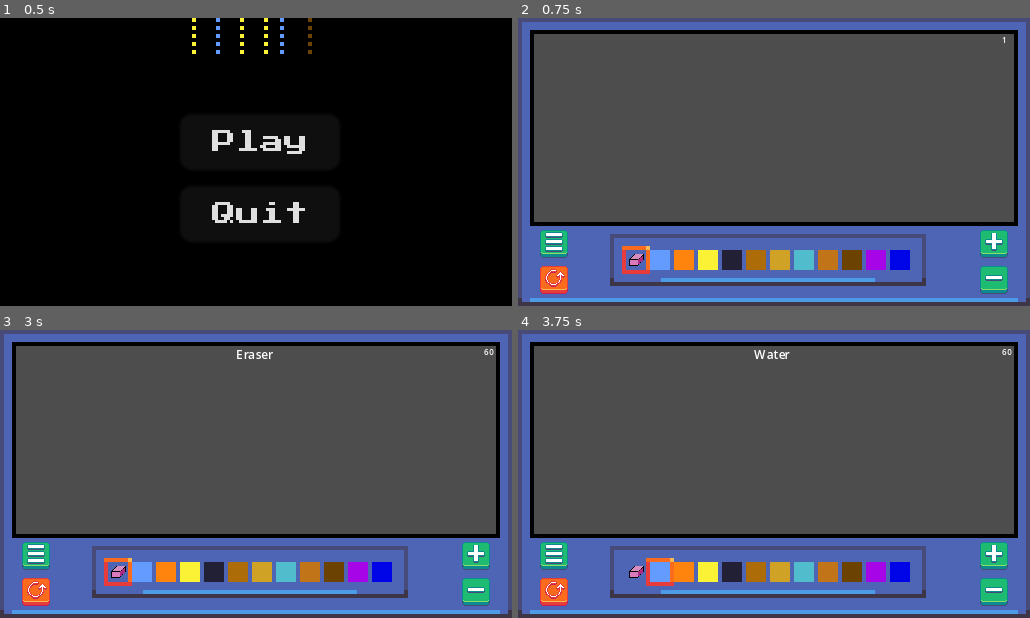
Above: before the commit, frames 1-4 (two rows, left to right).
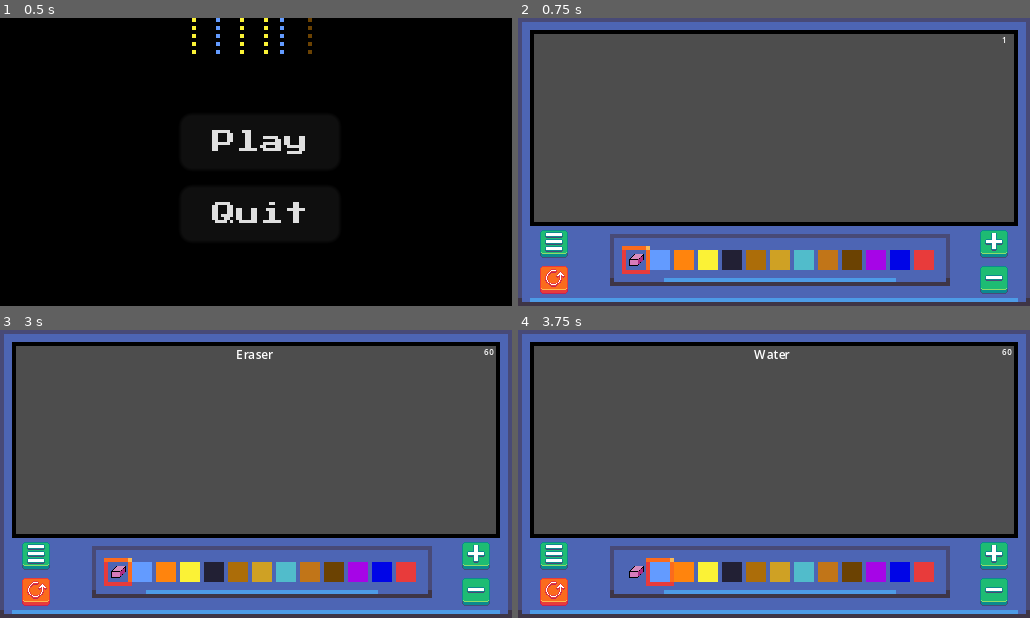
Above: after the commit, the same moments.

Repository: Loethor/pixel_simulation
Game: Godot game, scene res://scenes/title_screen.tscn
Same seed, same stepped clock (60 frames per second), same inputs: the game is played once before the commit and once after it.
Inputs (mouse positions are in pixels of both pictures, inside the frame that each line leads up to):
- Up to frame 1 (0.5 s): no input
- Up to frame 2 (0.75 s): click "Play" at 0.5 s
- Up to frame 3 (3 s): click (476, 554) at 1.25 s; click (476, 592) at 2 s; click (117, 571) at 2.75 s
- Up to frame 4 (3.75 s): click (661, 571) at 3.52 s

Frame 1 is identical in both runs. In frame 2, 0.7% of the frame differs, in the area x 27-85%, y 75-94%; in frame 3, 0.7%; in frame 4, 0.7%.

Commit message:
hot hot lava

Diff:
--- /dev/null
+++ b/resources/elements/lava.tres
@@ -0,0 +1,27 @@
+[gd_resource type="Resource" script_class="element_template" load_steps=4 format=3 uid="uid://deanix65jxa3y"]
+
+[ext_resource type="Texture2D" uid="uid://dyqhvij2sow5y" path="res://assets/tiles.png" id="1_57nx1"]
+[ext_resource type="Script" path="res://resources/elements/element_template.gd" id="1_ode7c"]
+
+[sub_resource type="AtlasTexture" id="AtlasTexture_r56tx"]
+atlas = ExtResource("1_57nx1")
+region = Rect2(3, 1, 1, 1)
+
+[resource]
+script = ExtResource("1_ode7c")
+element_type = 18
+tile_map_atlas_coords = Vector2i(3, 1)
+name = "Lava"
+weight = 5
+state_of_matter = 0
+viscosity = 0.5
+decay_chance = 0.005
+decay_into = 9
+is_generator = false
+generates = 0
+is_drainage = false
+drains = 0
+is_hot = true
+burn_chance = 0.0
+burn_into = 0
+atlas = SubResource("AtlasTexture_r56tx")
--- a/scenes/gui.tscn
+++ b/scenes/gui.tscn
@@ -26,6 +26,7 @@
 [ext_resource type="Resource" uid="uid://bel5kx7t3mqax" path="res://resources/elements/oil.tres" id="24_nxyo3"]
 [ext_resource type="Resource" uid="uid://bwqxsw4s3j7yy" path="res://resources/elements/water_drain.tres" id="25_f5lqb"]
 [ext_resource type="Resource" uid="uid://cos57wttbfwmm" path="res://resources/elements/water_generator.tres" id="26_nrij3"]
+[ext_resource type="Resource" uid="uid://deanix65jxa3y" path="res://resources/elements/lava.tres" id="27_7wh2k"]
 
 [sub_resource type="StyleBoxTexture" id="StyleBoxTexture_tkhw3"]
 texture = ExtResource("1_fyknj")
@@ -183,7 +184,7 @@
 alignment = 1
 script = ExtResource("13_7ri5t")
 slot_scene = ExtResource("14_basvc")
-elements_in_hotbar = Array[Resource("res://resources/element …(284 unchanged characters)… rce("25_f5lqb"), ExtResource("26_nrij3")])
+elements_in_hotbar = Array[Resource("res://resources/element …(284 unchanged characters)… rce("25_f5lqb"), ExtResource("26_nrij3"), ExtResource("27_7wh2k")])
 tooltip_label = NodePath("../../../TooltipLabel")
 
 [connection signal="pressed" from="VBoxContainer/PlusButton" to="." method="_on_plus_button_pressed"]
--- a/scenes/simulation_tile_map.tscn
+++ b/scenes/simulation_tile_map.tscn
@@ -23,6 +23,7 @@
 8:0/0 = 0
 1:2/0 = 0
 4:1/0 = 0
+3:1/0 = 0
 
 [sub_resource type="TileSet" id="TileSet_5rd86"]
 tile_size = Vector2i(1, 1)
--- a/scripts/elements.gd
+++ b/scripts/elements.gd
@@ -19,6 +19,7 @@
 	METHANE,
 	HONEY,
 	SAND_GENERATOR,
+	LAVA,
 }
 func print_element(element: ELEMENT) -> void:
 	print(Elements.ELEMENT.keys()[element])
@@ -32,6 +33,7 @@
 	Vector2i(2,0):ELEMENT.FIRE,
 	Vector2i(2,1):ELEMENT.SMOKE,
 	Vector2i(3,0):ELEMENT.OIL,
+	Vector2i(3,1):ELEMENT.LAVA,
 	Vector2i(4,0):ELEMENT.BEDROCK,
 	Vector2i(4,1):ELEMENT.ROCK,
 	Vector2i(5,0):ELEMENT.FUSE,
@@ -53,6 +55,7 @@
 	ELEMENT.FIRE:Vector2i(2,0),
 	ELEMENT.SMOKE:Vector2i(2,1),
 	ELEMENT.OIL:Vector2i(3,0),
+	ELEMENT.LAVA:Vector2i(3,1),
 	ELEMENT.BEDROCK:Vector2i(4,0),
 	ELEMENT.ROCK:Vector2i(4,1),
 	ELEMENT.FUSE:Vector2i(5,0),
@@ -72,6 +75,7 @@
 	ELEMENT.ICE:preload("res://resources/elements/ice.tres"),
 	ELEMENT.BEDROCK:preload("res://resources/elements/bedrock.tres"),
 	ELEMENT.OIL:preload("res://resources/elements/oil.tres"),
+	ELEMENT.LAVA:preload("res://resources/elements/lava.tres"),
 	ELEMENT.FIRE:preload("res://resources/elements/fire.tres"),
 	ELEMENT.STEAM:preload("res://resources/elements/steam.tres"),
 	ELEMENT.SMOKE:preload("res://resources/elements/smoke.tres"),
Binary file changed: assets/tiles.png
Not shown: 1 places in scenes/gui.tscn that only renumber resources
